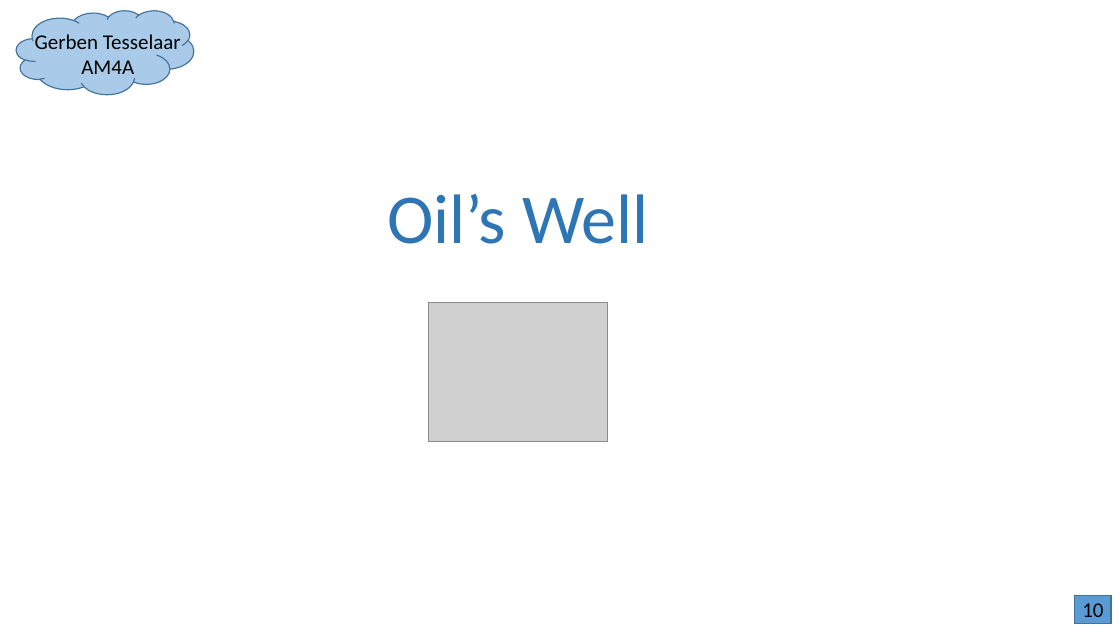
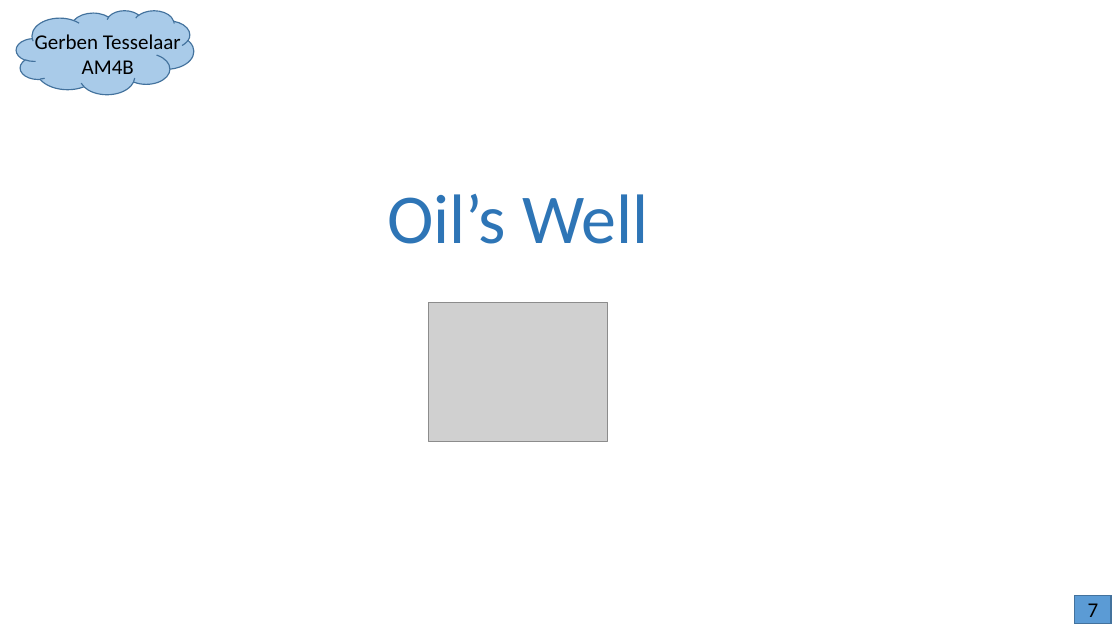
Before and after one commit to JohnnyDeeee/Oils-Well, a slide deck: slide 8 of Documentation/v0.0.6/Presentation 2.pptx (slide 12 before the commit). Drawn at 1120x630 pixels with LibreOffice and Linux fonts; fonts in the diff are those of the drawing; grey boxes stand for pictures; background and template pictures are left out. Boxes give left, top, right and bottom in pixels: in the first picture for what was removed or moved away, otherwise in the second. Text is boxed around its words. In the diff, an @@ line names an element or a change of style, - is before the commit and + after.

```diff
--- a/Documentation/v0.0.6/Presentation 2.pptx
+++ b/Documentation/v0.0.6/Presentation 2.pptx
@@ text at (82,60,134,81): text changed @@
-AM4A
+AM4B
@@ text at (1088,603,1099,624): text changed @@
-10
+7
```
Also in this commit, not shown: 3 other slides changed, 4 slides added, 8 slides removed, 1 other file.
